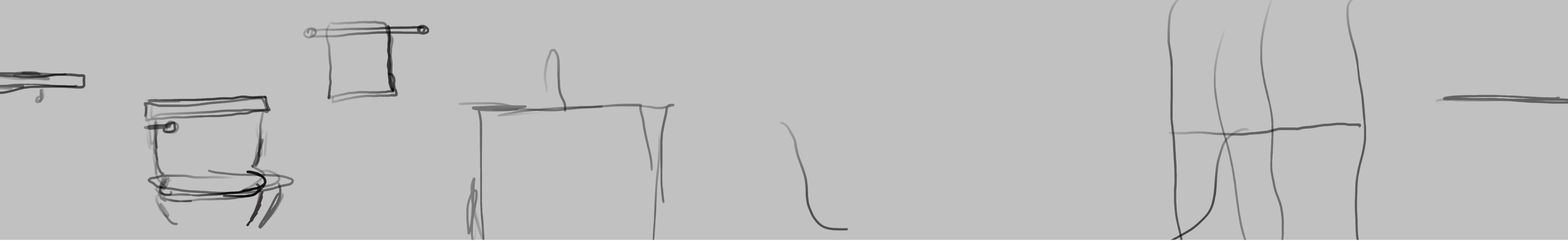
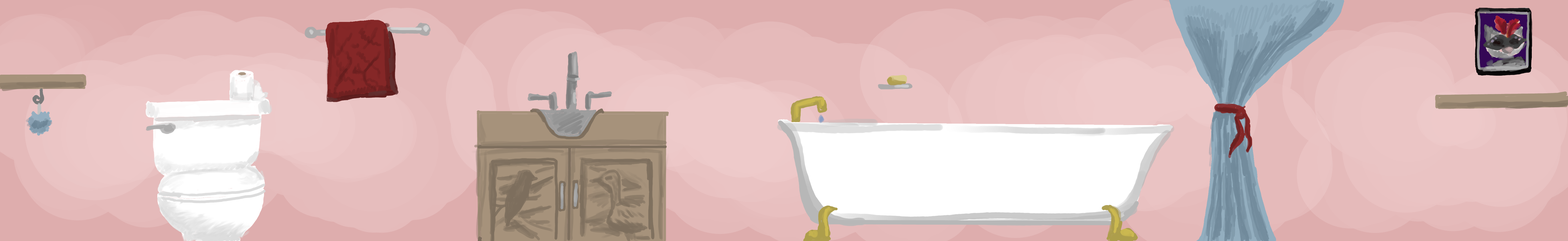
The second 1568x241 image is a revision of the first. Changes to its layers:
added layer "Bathtub" above "Most Stuff" over [326, 30, 1327, 241]
added layer "Most Stuff" above "Sketch" over [0, 0, 1568, 241]
hid "Sketch", painted on it over [0, 0, 1568, 241]
showed "Background", painted on it over [0, 0, 1568, 241]
